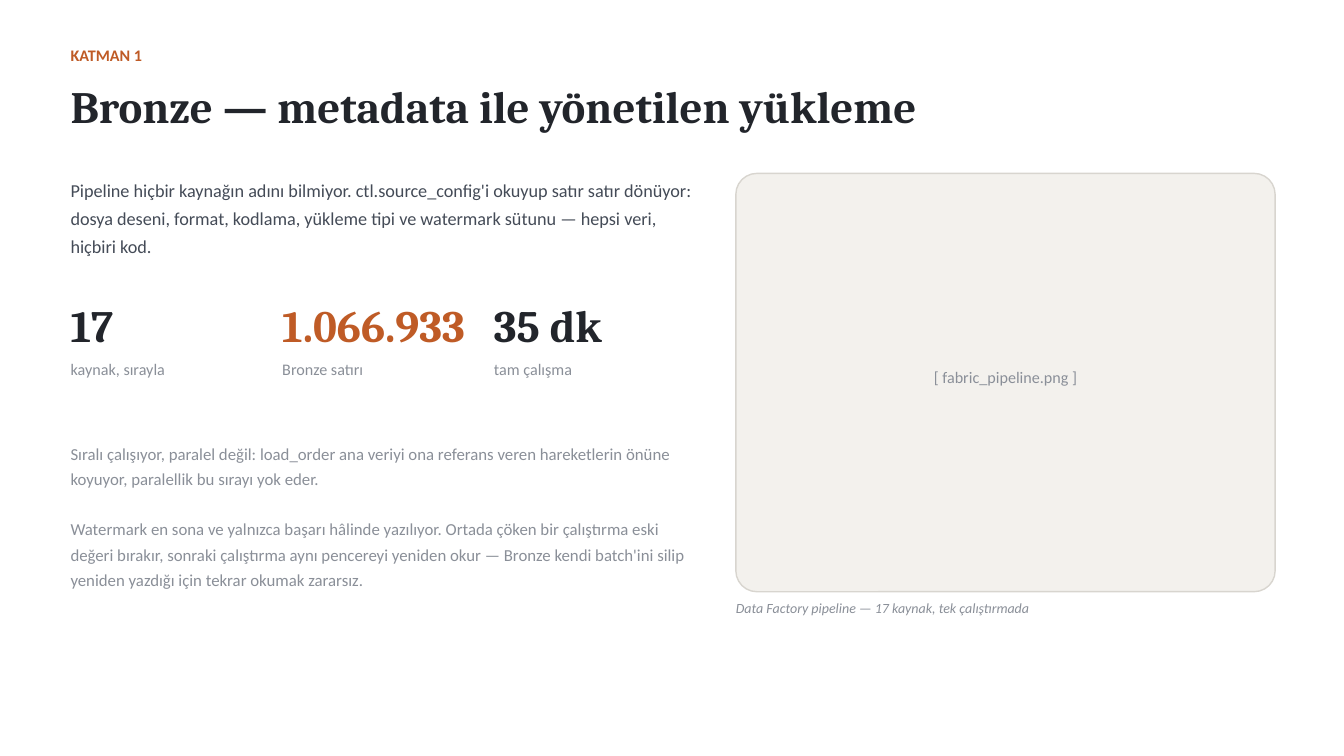
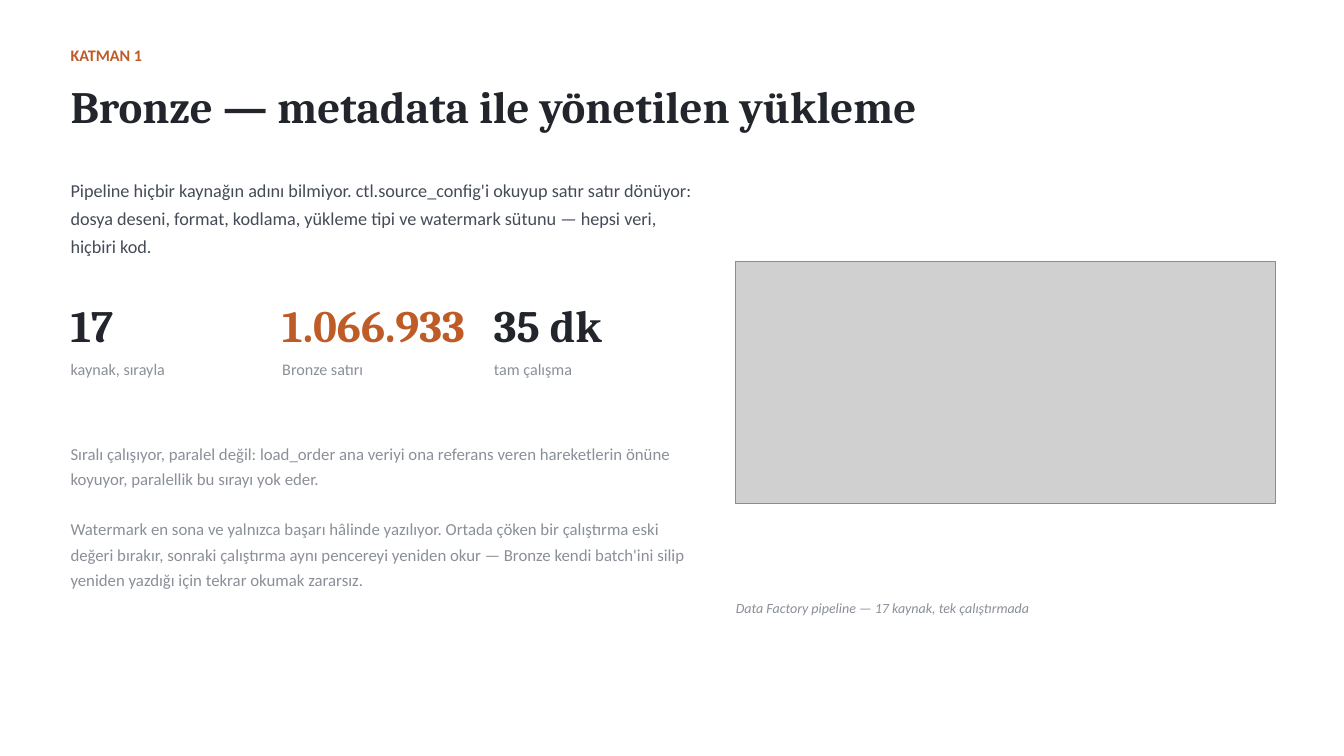
Before and after one commit to BurakOnce/Mihenk, a slide deck: slide 5 of deliverables/Mihenk_Veri_Platformu_Sunum.pptx. Drawn at 1344x756 pixels with LibreOffice and Linux fonts; fonts in the diff are those of the drawing; grey boxes stand for pictures. Boxes give left, top, right and bottom in pixels: in the first picture for what was removed or moved away, otherwise in the second. Text is boxed around its words. In the diff, an @@ line names an element or a change of style, - is before the commit and + after.

```diff
--- a/deliverables/Mihenk_Veri_Platformu_Sunum.pptx
+++ b/deliverables/Mihenk_Veri_Platformu_Sunum.pptx
@@ rounded rectangle removed at (x1=736, y1=173, x2=1275, y2=592) @@
@@ picture added at (x1=736, y1=261, x2=1275, y2=504) @@
@@ text removed at (x1=942, y1=372, x2=1068, y2=386) @@
-[ fabric_pipeline.png ]
```
Also in this commit, not shown: 4 other slides changed, 50 other files.
